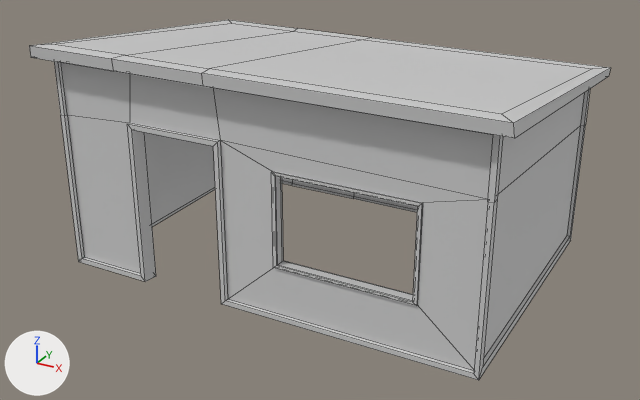
Two versions of the COLLADA model Models/Hut1.dae, one commit apart.
Camera for both pictures: a 50 mm camera at (5.88, -11.05, 6.36) aimed at (0.0, -0.35, 1.01). The lights are fixed; the arrows at lower left show +X, +Y and +Z. Mesh edges are drawn as thin lines.
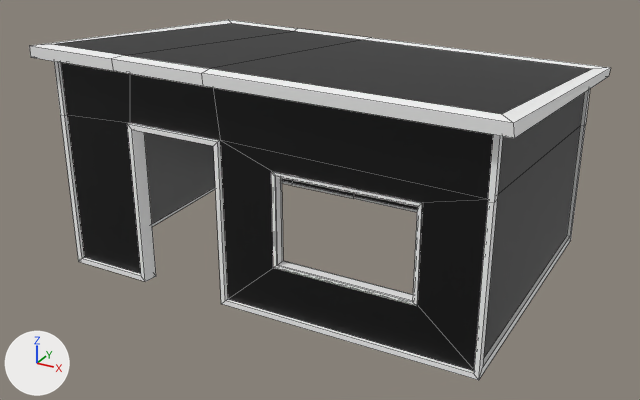
Commit message: changed hut

Where the change shows, as pixel boxes (x1, y1, x2, y2) in the pictures (640 x 400 px):
'Cube', surface changed
    both: (29, 20, 611, 380)

The edits, one by one:
Picture 'tesuto1.png' (img_tesuto1_png) is new.
In material 'Hut' (mat_hut), base_color is no longer (0.64, 0.64, 0.64), light grey #d1d1d1.
In material 'Hut' (mat_hut), texture is now set to img_tesuto1_png.
